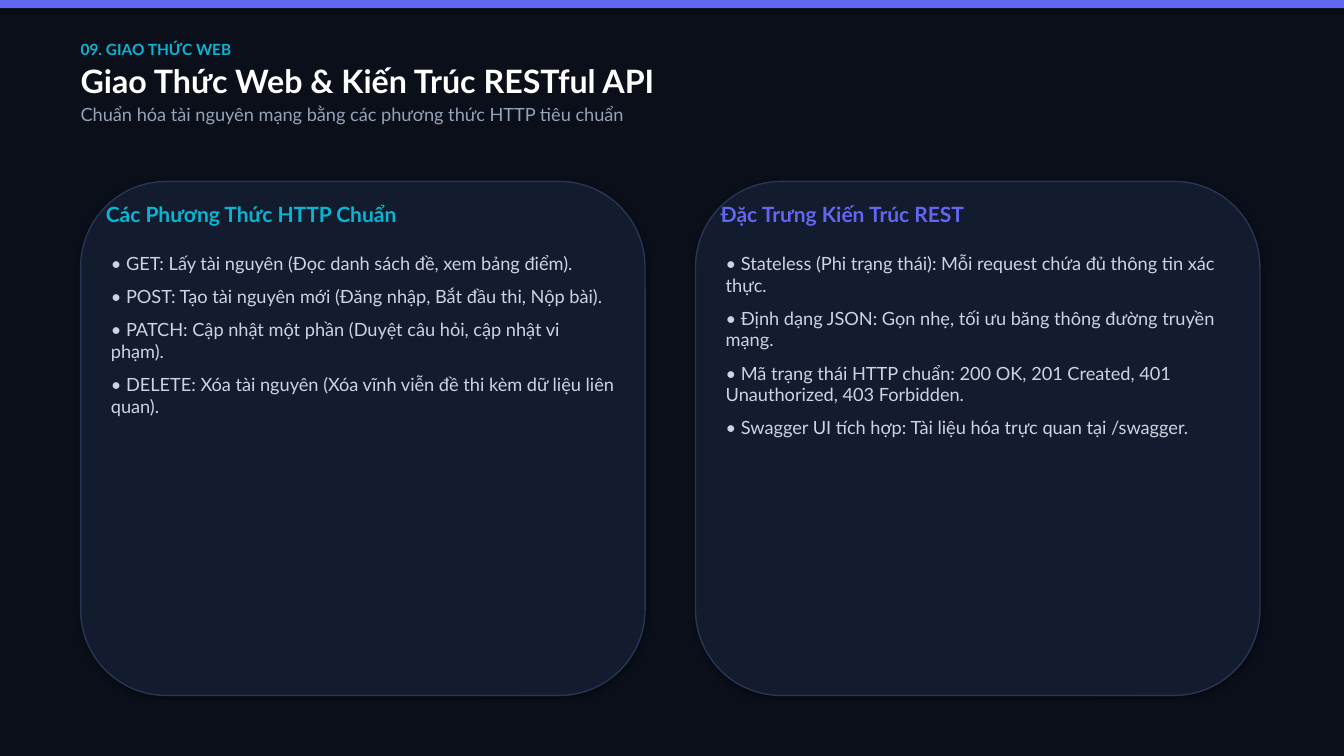
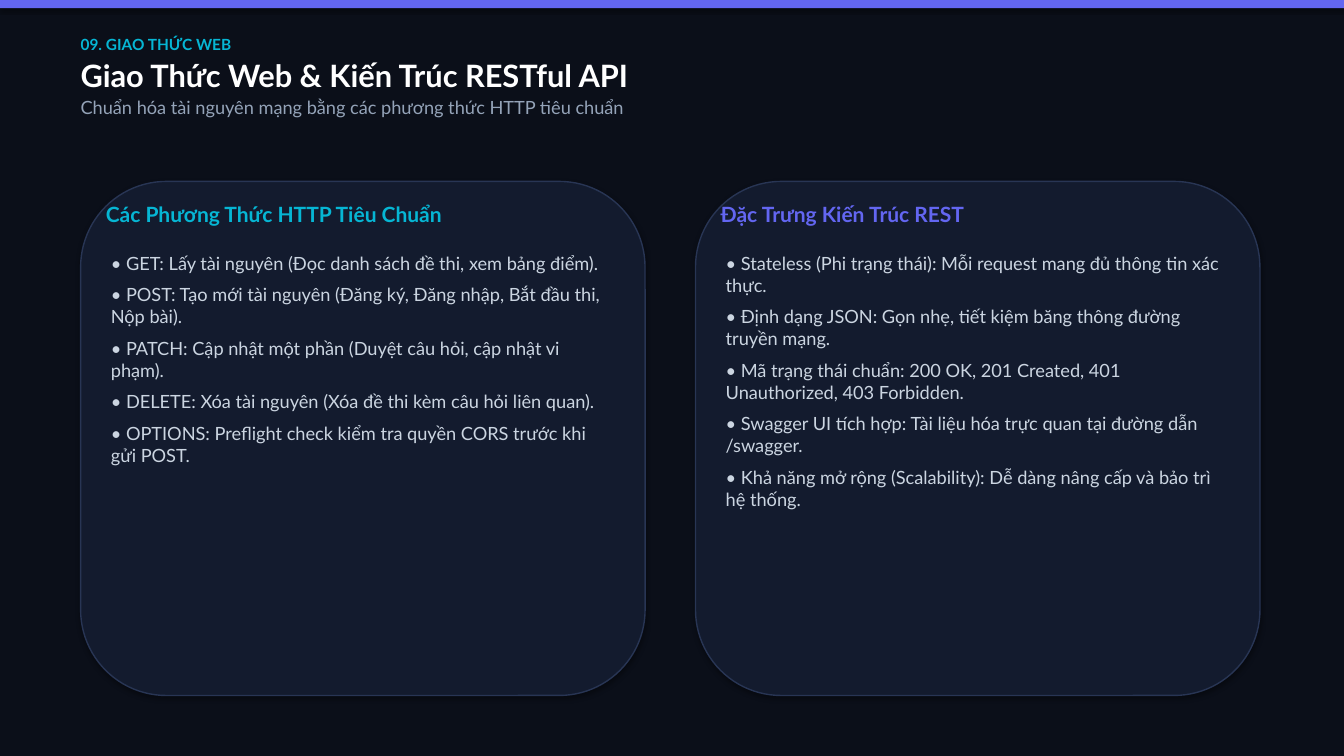
Before and after one commit to hieuqt05/quiz-ai-system, a slide deck: slide 10 of slide_thuyet_trinh_QuizAI_final.pptx. Drawn at 1344x756 pixels with LibreOffice and Linux fonts; fonts in the diff are those of the drawing. Boxes give left, top, right and bottom in pixels: in the first picture for what was removed or moved away, otherwise in the second. Text is boxed around its words. In the diff, an @@ line names an element or a change of style, - is before the commit and + after.

```diff
--- a/slide_thuyet_trinh_QuizAI_final.pptx
+++ b/slide_thuyet_trinh_QuizAI_final.pptx
@@ text at bbox=[81, 62, 628, 88]: size 23 to 22 pt in "Giao Thức Web & Kiến Trúc RESTful ..." @@
@@ text at bbox=[106, 204, 442, 226]: text changed @@
-Các Phương Thức HTTP Chuẩn
+Các Phương Thức HTTP Tiêu Chuẩn
@@ text at bbox=[111, 255, 600, 327]: text changed @@
-• GET: Lấy tài nguyên (Đọc danh sách đề, xem bảng điểm).
-• POST: Tạo tài nguyên mới (Đăng nhập, Bắt đầu thi, Nộp bài).
+• GET: Lấy tài nguyên (Đọc danh sách đề thi, xem bảng điểm).
+• POST: Tạo mới tài nguyên (Đăng ký, Đăng nhập, Bắt đầu thi, Nộp bài).
@@ text at bbox=[726, 254, 1219, 510]: text changed @@
-• Stateless (Phi trạng thái): Mỗi request chứa đủ thông tin xác thực.
-• Định dạng JSON: Gọn nhẹ, tối ưu băng thông đường truyền mạng.
-• Mã trạng thái HTTP chuẩn: 200 OK, 201 Created, 401 Unauthorized, 403 Forbidden.
-• Swagger UI tích hợp: Tài liệu hóa trực quan tại /swagger.
+• Stateless (Phi trạng thái): Mỗi request mang đủ thông tin xác thực.
+• Định dạng JSON: Gọn nhẹ, tiết kiệm băng thông đường truyền mạng.
+• Mã trạng thái chuẩn: 200 OK, 201 Created, 401 Unauthorized, 403 Forbidden.
+• Swagger UI tích hợp: Tài liệu hóa trực quan tại đường dẫn /swagger.
+• Khả năng mở rộng (Scalability): Dễ dàng nâng cấp và bảo trì hệ thống.
@@ text at bbox=[111, 340, 560, 381]: less space between paragraphs @@
@@ text at bbox=[111, 393, 594, 466]: text changed @@
-• DELETE: Xóa tài nguyên (Xóa vĩnh viễn đề thi kèm dữ liệu liên quan).
+• DELETE: Xóa tài nguyên (Xóa đề thi kèm câu hỏi liên quan).
+• OPTIONS: Preflight check kiểm tra quyền CORS trước khi gửi POST.
```
Also in this commit, not shown: 14 other slides changed, 2 slides added, 1 slide removed, 2 other files.
